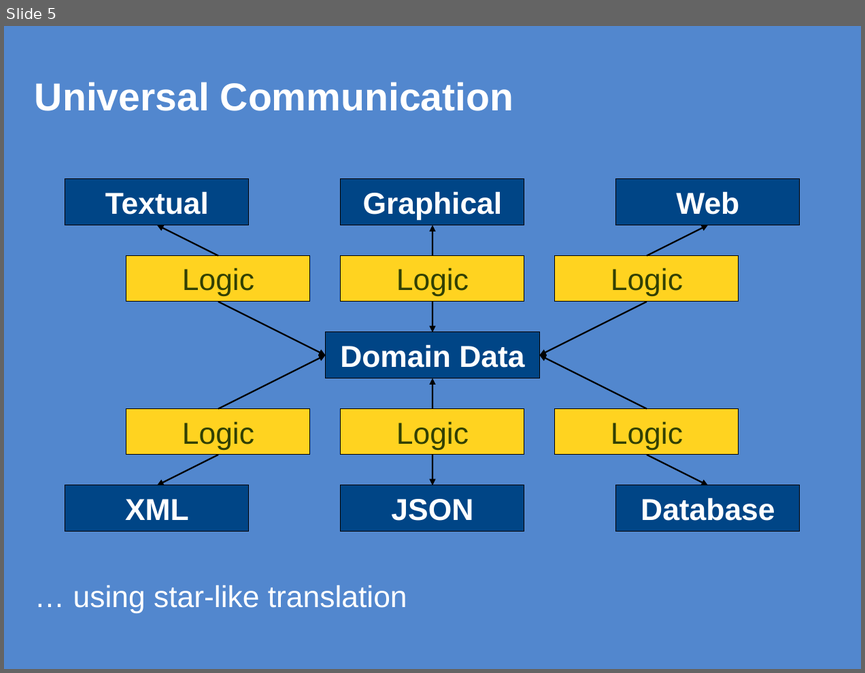
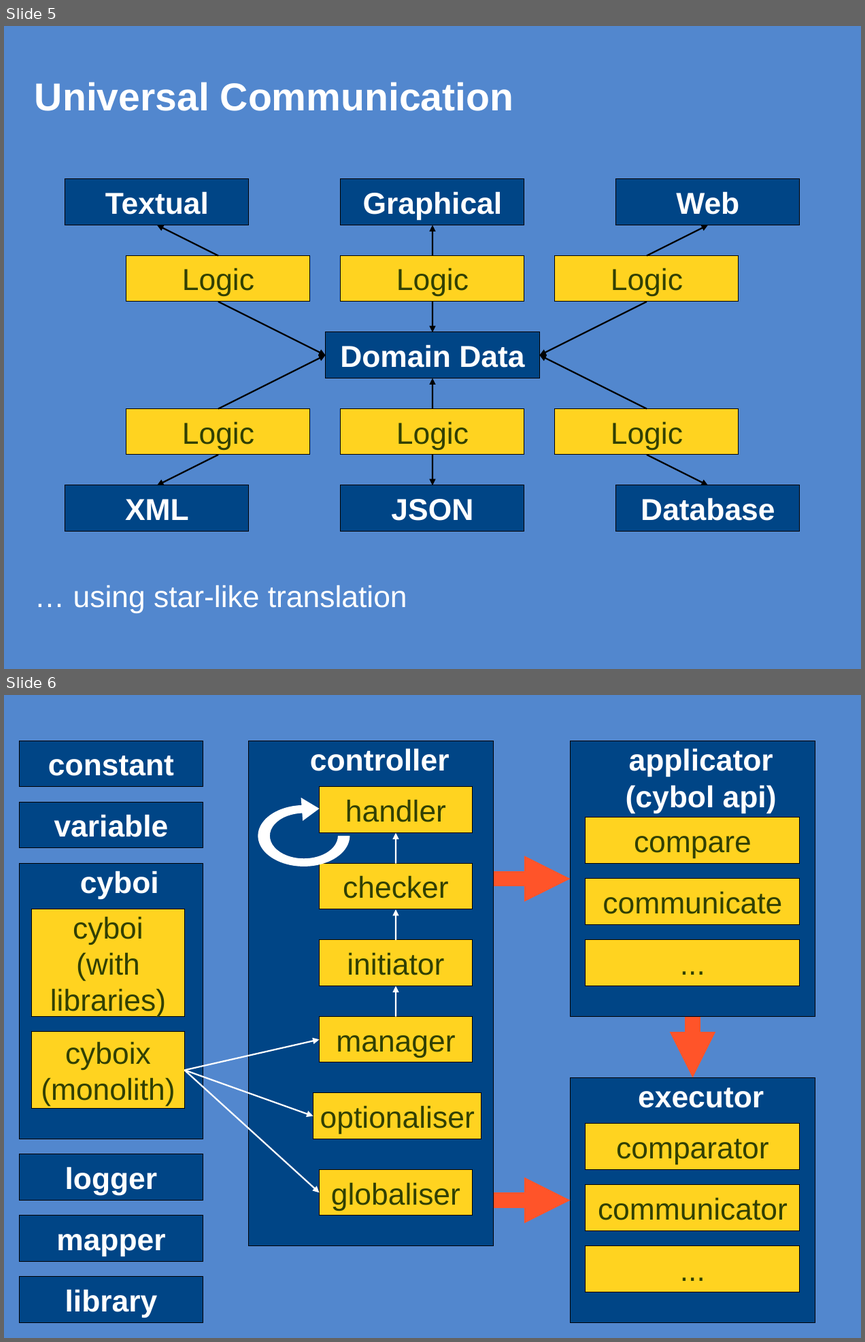
Before and after one commit to GitMirroring/cybop, a slide deck: www/images/images.odp. Shown one above the other, each under a label of ours: slide 5 before the commit, slides 5 and 6 after it. The pictures are 865x673 and 865x1342 pixels, drawn with LibreOffice and Linux fonts; fonts in the diff are those of the drawing. Boxes give left, top, right and bottom in pixels: in the first picture for what was removed or moved away, otherwise in the second. Text is boxed around its words. In the diff, an @@ line names an element or a change of style, - is before the commit and + after.

```diff
--- a/www/images/images.odp
+++ b/www/images/images.odp
@@ slide 6 added at bbox=[4, 695, 861, 1338], background #5287CE @@
@@ rectangle added at bbox=[20, 741, 203, 787], fill #004586, outline #000000 0 pt, 28 pt, text #FFFFFF, bold @@
+constant
@@ rectangle added at bbox=[20, 802, 203, 848], fill #004586, outline #000000 0 pt, 28 pt, text #FFFFFF, bold @@
+variable
@@ group added at bbox=[20, 741, 494, 1246]: 10 rectangles, 6 arrows, 1 freeform shape @@
+controller
+cyboi
+cyboix
+(monolith)
+cyboi
+(with
+libraries)
+checker
+handler
+manager
+globaliser
+initiator
+optionaliser
@@ arrow added from (494, 879) to (570, 879), #FF5429 14.17 pt @@
@@ group added at bbox=[570, 741, 815, 1016]: 4 rectangles @@
+applicator
+(cybol api)
+compare
+communicate
+...
@@ arrow added from (693, 1016) to (693, 1078), #FF5429 14.17 pt @@
@@ rectangle added at bbox=[20, 1155, 203, 1200], fill #004586, outline #000000 0 pt, 28 pt, text #FFFFFF, bold @@
+logger
@@ arrow added from (494, 1200) to (570, 1200), #FF5429 14.17 pt @@
@@ rectangle added at bbox=[20, 1215, 203, 1261], fill #004586, outline #000000 0 pt, 28 pt, text #FFFFFF, bold @@
+mapper
@@ group added at bbox=[570, 1078, 815, 1323]: 4 rectangles @@
+executor
+communicator
+comparator
+...
@@ rectangle added at bbox=[20, 1276, 203, 1323], fill #004586, outline #000000 0 pt, 28 pt, text #FFFFFF, bold @@
+library
```
Also in this commit, not shown: 1 other slide added, 8 other files.
